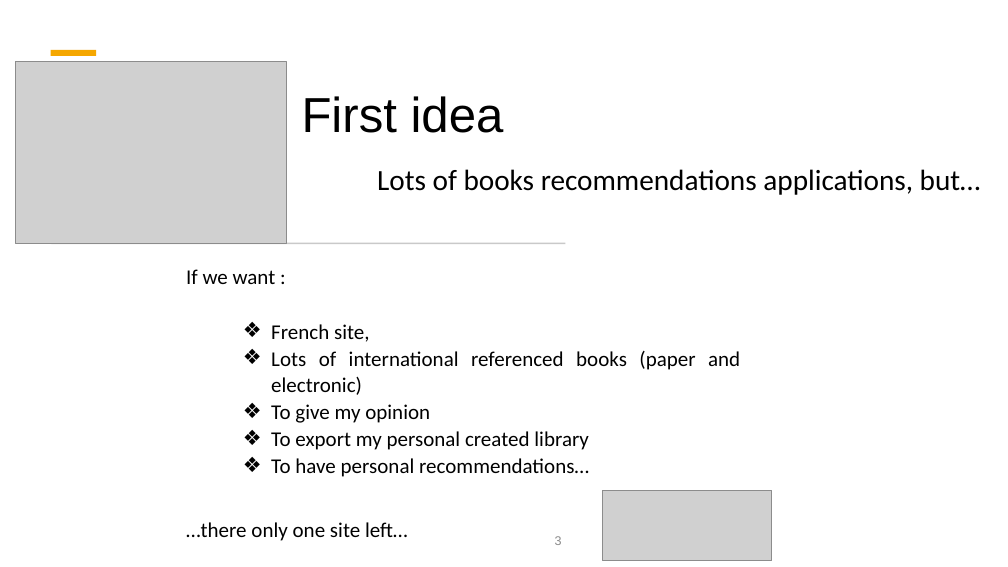
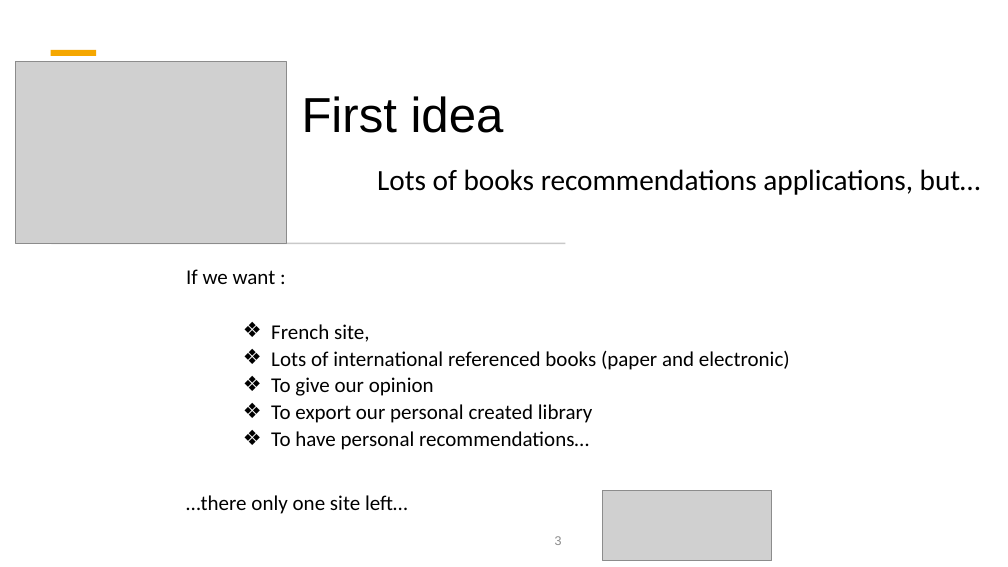
Before and after one commit to ArielNATAF/Books_project, a slide deck: slide 3 of BooksProject.pptx. Drawn at 1008x567 pixels with LibreOffice and Linux fonts; fonts in the diff are those of the drawing; grey boxes stand for pictures. Boxes give left, top, right and bottom in pixels: in the first picture for what was removed or moved away, otherwise in the second. Text is boxed around its words. In the diff, an @@ line names an element or a change of style, - is before the commit and + after.

```diff
--- a/BooksProject.pptx
+++ b/BooksProject.pptx
@@ text at <box>271,377,593,423</box>: text changed @@
-  ❖ To give my opinion
-  ❖ To export my personal created library
+  ❖ To give our opinion
+  ❖ To export our personal created library
```
Also in this commit, not shown: 10 other slides changed, 1 slide added, 1 other file.
